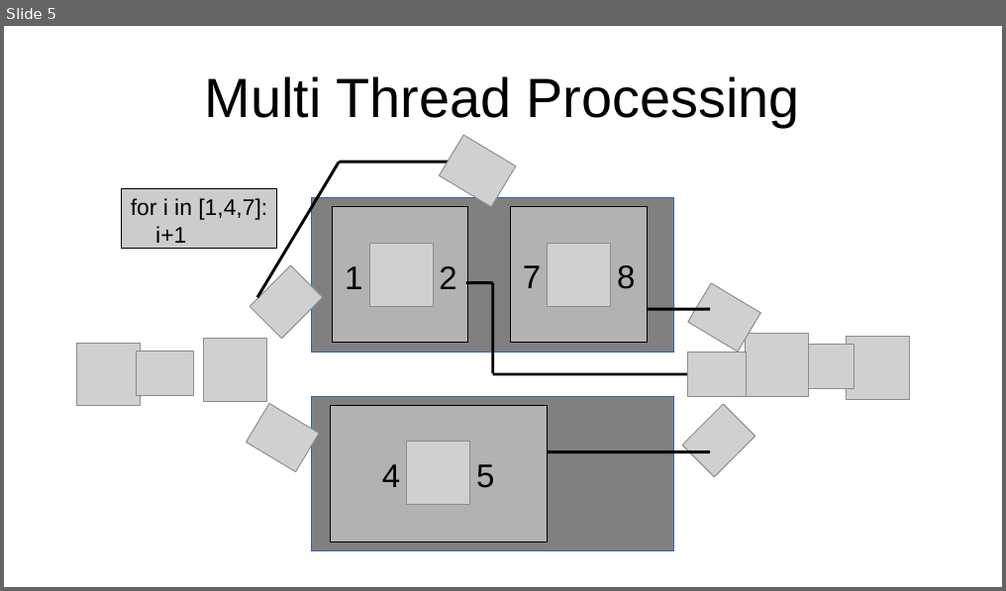
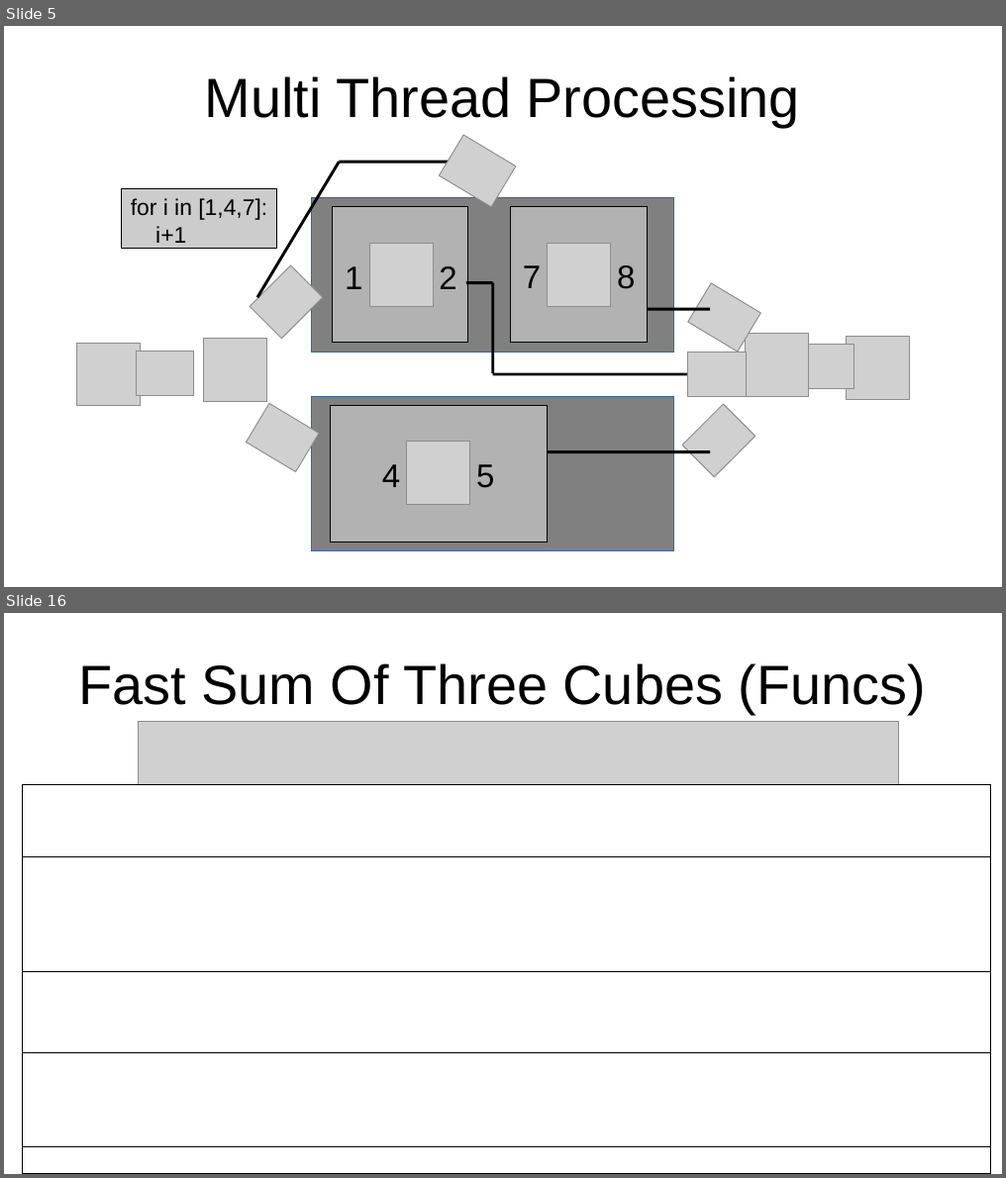
Before and after one commit to connor-makowski/pycelerator, a slide deck: pycelerator.odp. Shown one above the other, each under a label of ours: slide 5 before the commit, slides 5 and 16 after it; the slides between them are not shown. The pictures are 1006x591 and 1006x1178 pixels, drawn with LibreOffice and Linux fonts; fonts in the diff are those of the drawing; grey boxes stand for pictures. Boxes give left, top, right and bottom in pixels: in the first picture for what was removed or moved away, otherwise in the second. Text is boxed around its words. In the diff, an @@ line names an element or a change of style, - is before the commit and + after.

```diff
--- a/pycelerator.odp
+++ b/pycelerator.odp
@@ slide 16 added at bbox=[4, 613, 1002, 1174], background #FFFFFF @@
@@ title added at bbox=[79, 663, 926, 714], 44 pt, text #000000 @@
+Fast Sum Of Three Cubes (Funcs)
@@ picture added at bbox=[139, 722, 900, 1174] @@
@@ rectangle added at bbox=[22, 785, 991, 858], fill #FFFFFF, outline #000000 0 pt @@
@@ rectangle added at bbox=[22, 858, 991, 971], fill #FFFFFF, outline #000000 0 pt @@
@@ rectangle added at bbox=[22, 971, 991, 1054], fill #FFFFFF, outline #000000 0 pt @@
@@ rectangle added at bbox=[22, 1054, 991, 1148], fill #FFFFFF, outline #000000 0 pt @@
@@ rectangle added at bbox=[22, 1148, 991, 1174], fill #FFFFFF, outline #000000 0 pt @@
```
Also in this commit, not shown: 1 slide changed, 12 other slides added, 2 slides removed, 5 other files.
